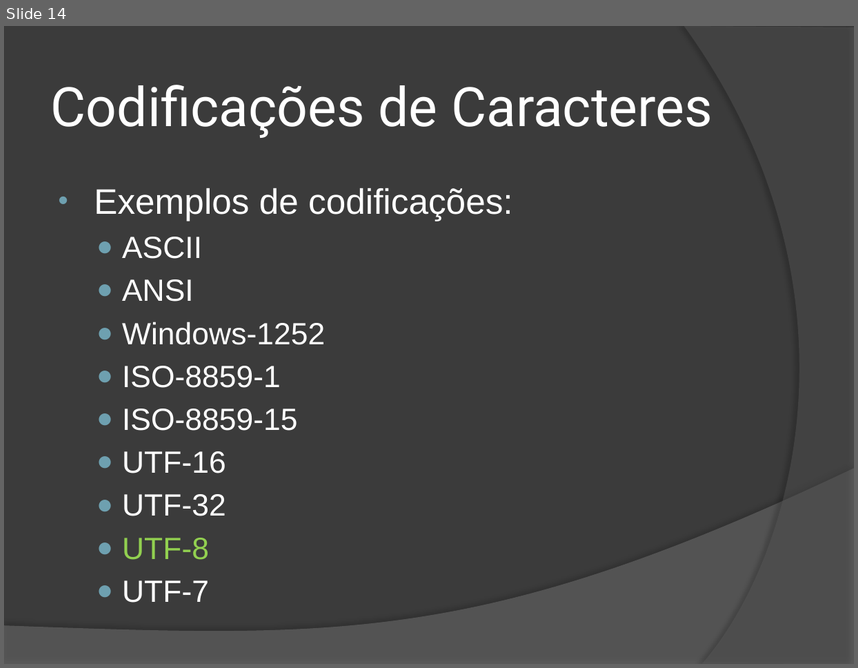
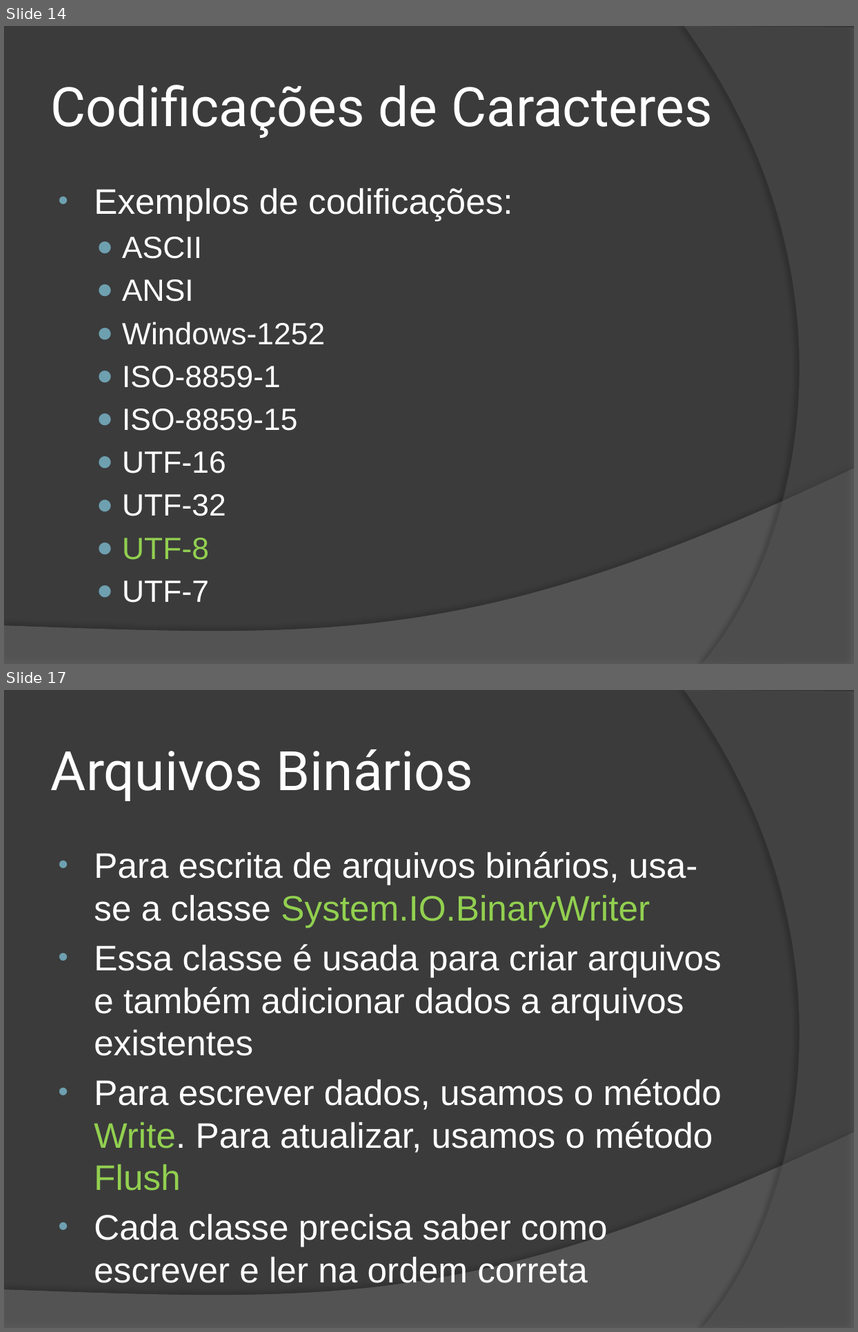
Before and after one commit to wind39/wind39.github.io, a slide deck: curso/modulo2capitulo3-off.pptx. Shown one above the other, each under a label of ours: slide 14 before the commit, slides 14 and 17 after it; the slides between them are not shown. The pictures are 858x668 and 858x1332 pixels, drawn with LibreOffice and Linux fonts; fonts in the diff are those of the drawing. Boxes give left, top, right and bottom in pixels: in the first picture for what was removed or moved away, otherwise in the second. Text is boxed around its words. In the diff, an @@ line names an element or a change of style, - is before the commit and + after.

```diff
--- a/curso/modulo2capitulo3-off.pptx
+++ b/curso/modulo2capitulo3-off.pptx
@@ slide 17 added at box(4, 690, 854, 1328), background #3B3B3B; not listed: 2 template elements that a slide beside it also shows @@
@@ title added at box(51, 749, 473, 801), 46 pt, text #FFFFFF @@
+Arquivos Binários
@@ text added at box(94, 851, 722, 1283), 30 pt, text #FFFFFF @@
+• Para escrita de arquivos binários, usa-se a classe System.IO.BinaryWriter
+• Essa classe é usada para criar arquivos e também adicionar dados a arquivos existentes
+• Para escrever dados, usamos o método Write. Para atualizar, usamos o método Flush
+• Cada classe precisa saber como escrever e ler na ordem correta
```
Also in this commit, not shown: 2 slides changed, 8 other slides added, 18 other files.
